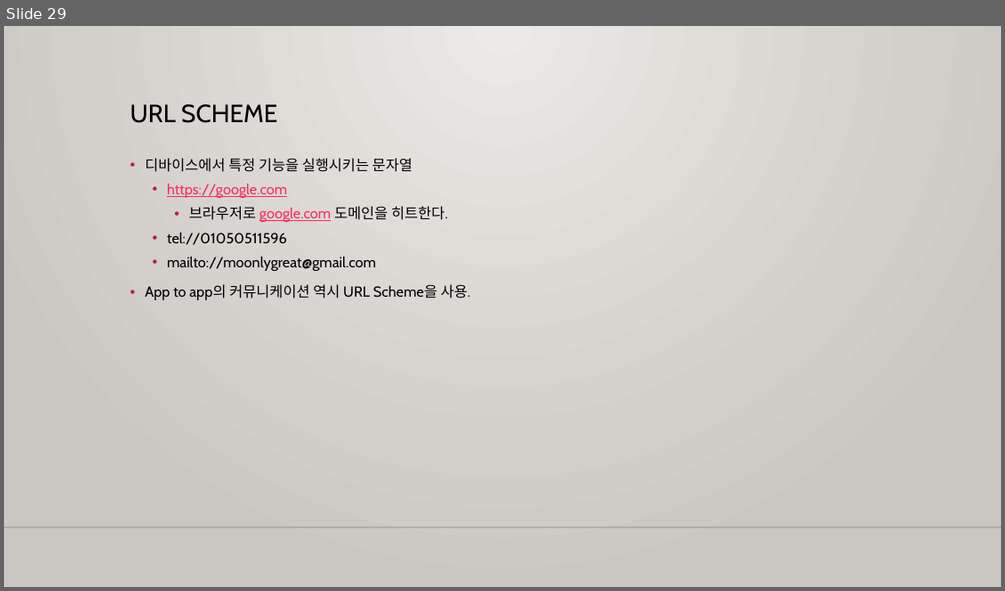
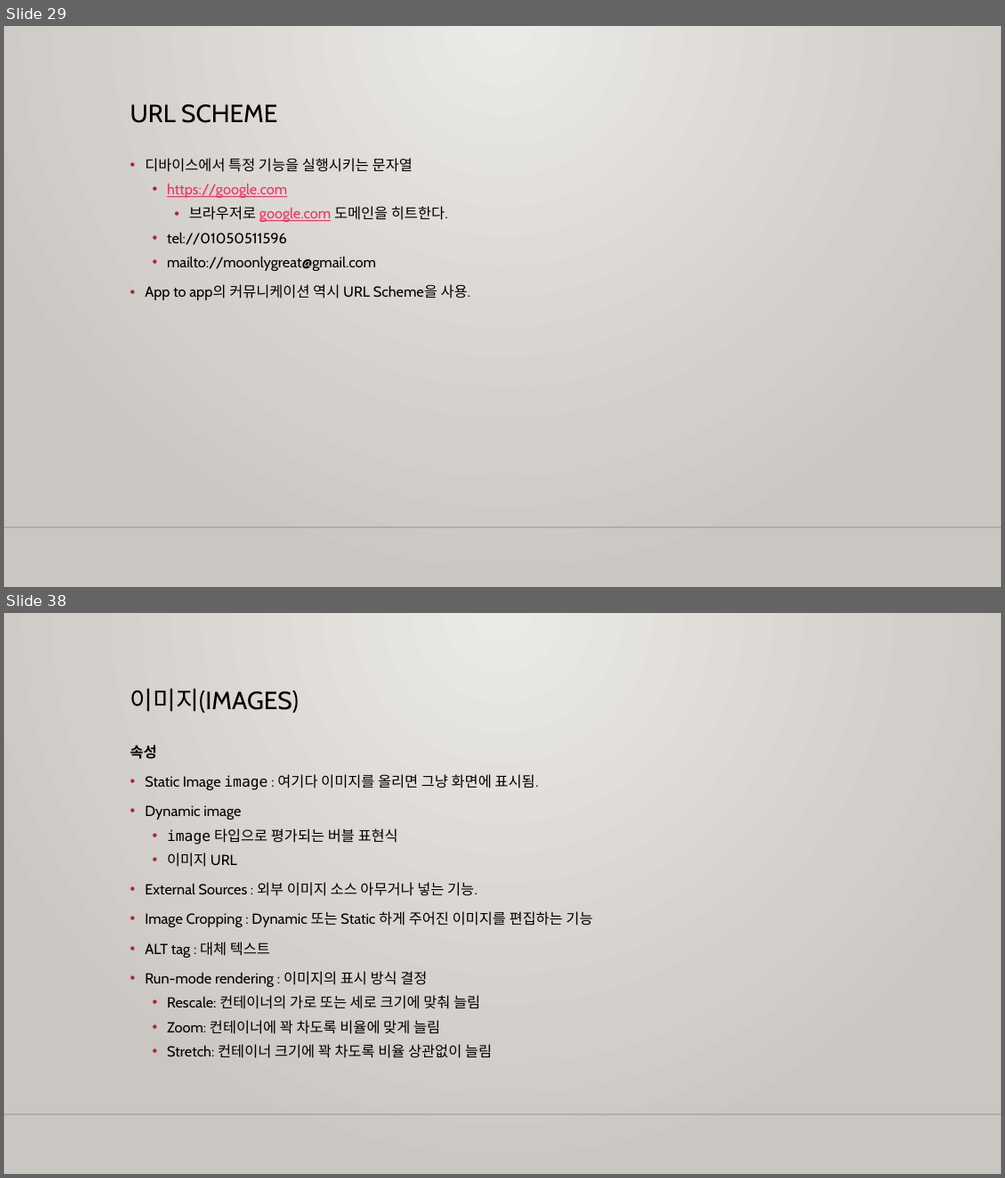
Before and after one commit to m00nlygreat/obsidian-vault, a slide deck: 노코드 엔지니어링/노코드 최강자 버블.pptx. Shown one above the other, each under a label of ours: slide 29 before the commit, slides 29 and 38 after it; the slides between them are not shown. The pictures are 1005x591 and 1005x1178 pixels, drawn with LibreOffice and Linux fonts; fonts in the diff are those of the drawing; background and template pictures are left out. Boxes give left, top, right and bottom in pixels: in the first picture for what was removed or moved away, otherwise in the second. Text is boxed around its words. In the diff, an @@ line names an element or a change of style, - is before the commit and + after.

Commit message:
백업 완료: 2023-11-27 06:47:24
Affected files:
노코드 엔지니어링/노코드 최강자 버블.md
노코드 엔지니어링/노코드 최강자 버블.pptx

```diff
--- a/노코드 엔지니어링/노코드 최강자 버블.pptx
+++ b/노코드 엔지니어링/노코드 최강자 버블.pptx
@@ slide 38 added at (x1=4, y1=613, x2=1001, y2=1174), background gradient #ECEAE7 to #CAC7C1; not listed: 1 template element that a slide beside it also shows @@
@@ title added at (x1=130, y1=689, x2=299, y2=713), 24 pt, text #000000 @@
+이미지(IMAGES)
@@ text added at (x1=130, y1=745, x2=592, y2=1058), 14 pt, text #000000 @@
+속성
+• Static Image image : 여기다 이미지를 올리면 그냥 화면에 표시됨.
+• Dynamic image
+  • image 타입으로 평가되는 버블 표현식
+  • 이미지 URL
+• External Sources : 외부 이미지 소스 아무거나 넣는 기능.
+• Image Cropping : Dynamic 또는 Static 하게 주어진 이미지를 편집하는 기능
+• ALT tag : 대체 텍스트
+• Run-mode rendering : 이미지의 표시 방식 결정
+  • Rescale: 컨테이너의 가로 또는 세로 크기에 맞춰 늘림
+  • Zoom: 컨테이너에 꽉 차도록 비율에 맞게 늘림
+  • Stretch: 컨테이너 크기에 꽉 차도록 비율 상관없이 늘림
```
Also in this commit, not shown: 14 other slides added, 1 other file.
